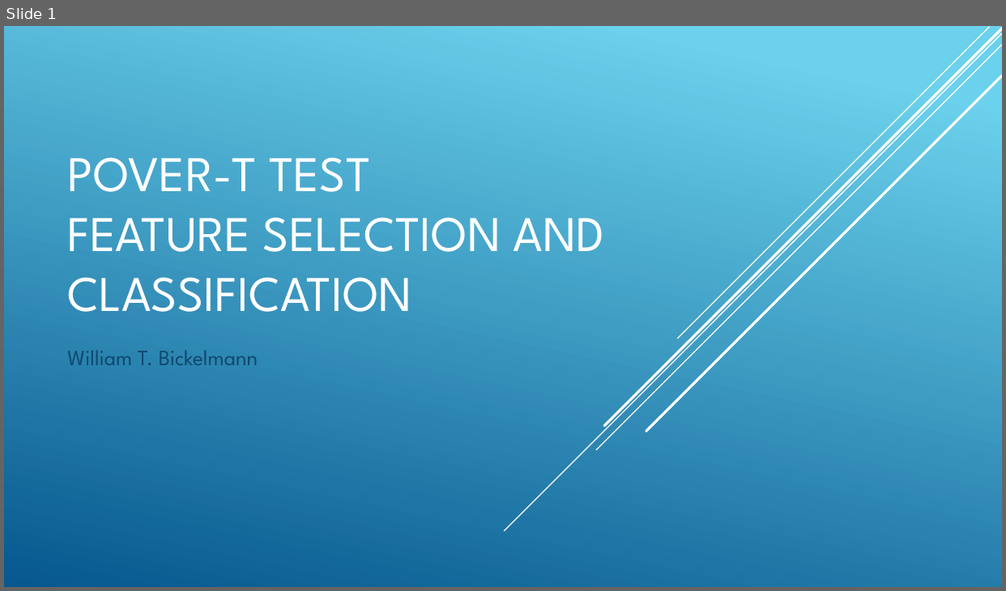
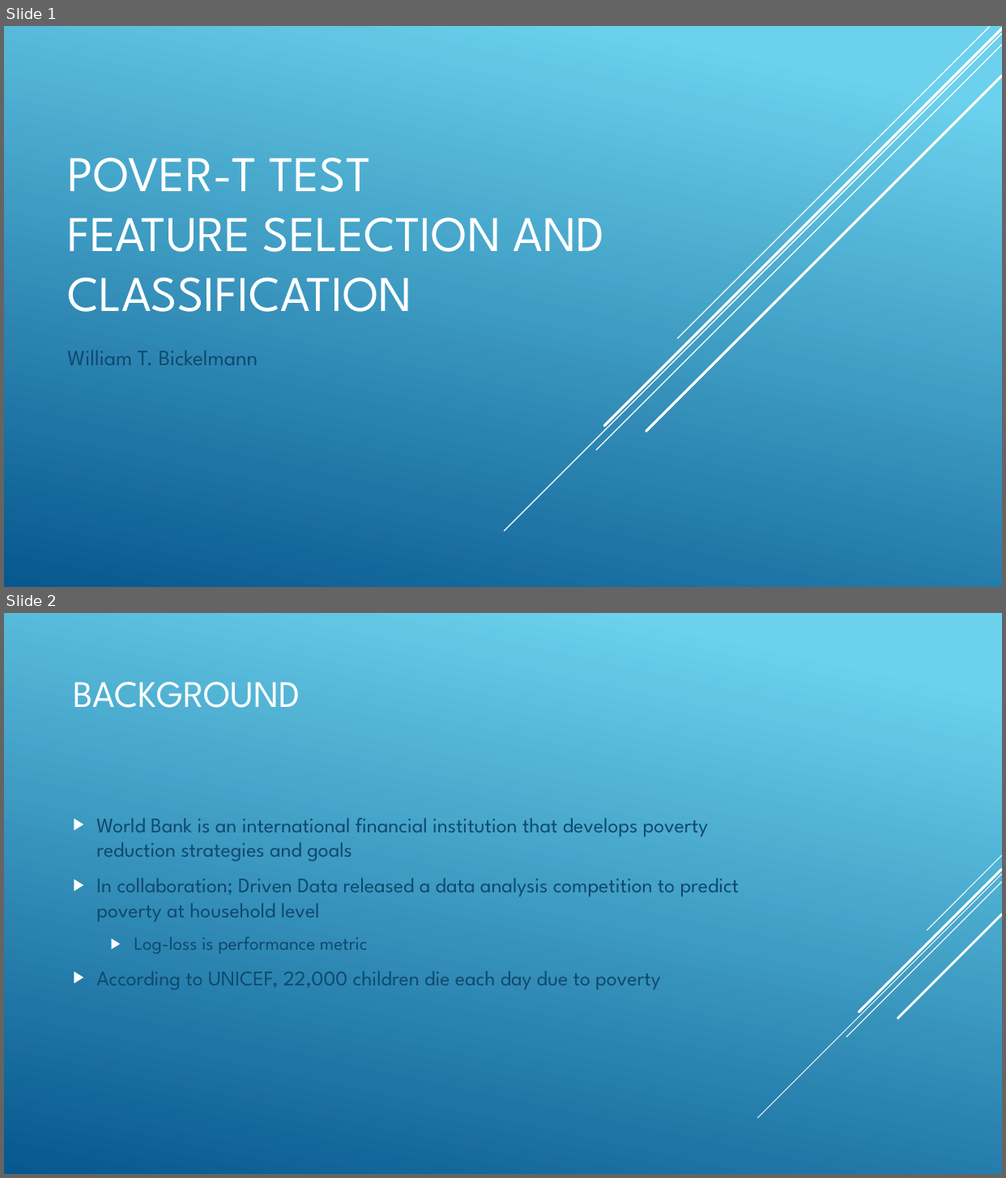
Before and after one commit to wbickelmann/MLProjects, a slide deck: PoveR-T Test_slides.pptx. Shown one above the other, each under a label of ours: slide 1 before the commit, slides 1 and 2 after it. The pictures are 1006x591 and 1006x1178 pixels, drawn with LibreOffice and Linux fonts; fonts in the diff are those of the drawing. Boxes give left, top, right and bottom in pixels: in the first picture for what was removed or moved away, otherwise in the second. Text is boxed around its words. In the diff, an @@ line names an element or a change of style, - is before the commit and + after.

```diff
--- a/PoveR-T Test_slides.pptx
+++ b/PoveR-T Test_slides.pptx
@@ slide 2 added at box(4, 613, 1002, 1174), background gradient #6ED2EB to #06588E @@
@@ title added at box(73, 682, 300, 708), 36 pt, text #FFFFFF @@
+BACKGROUND
@@ text added at box(96, 818, 739, 990), 20 pt, text #0F496F @@
+▶ World Bank is an international financial institution that develops poverty reduction strategies and goals
+▶ In collaboration; Driven Data released a data analysis competition to predict poverty at household level
+  ▶ Log-loss is performance metric
+▶ According to UNICEF, 22,000 children die each day due to poverty
@@ group added at box(758, 855, 1002, 1118): 5 lines @@
```
Also in this commit, not shown: 1 slide changed, 7 other slides added, 8 slides removed, 8 other files.
